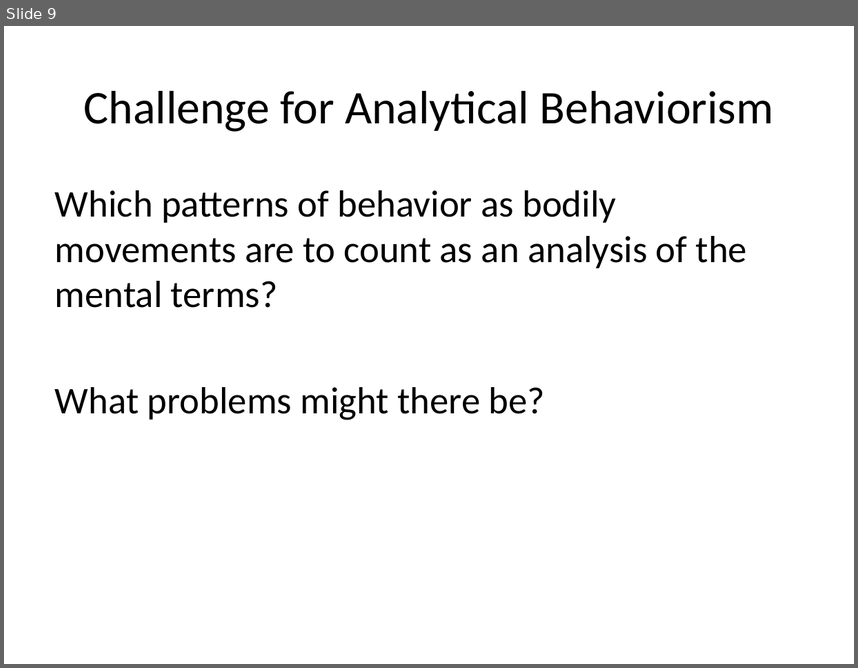
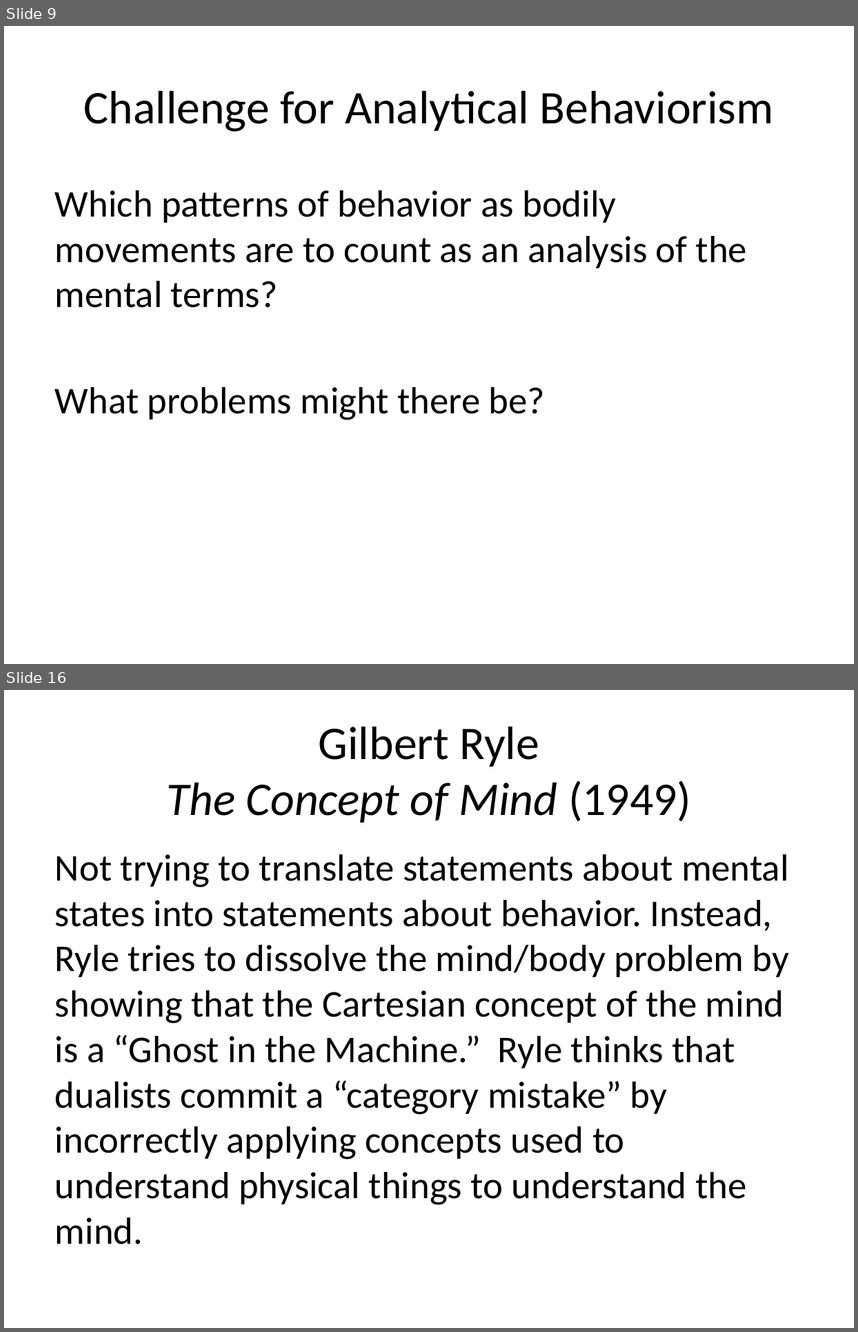
Before and after one commit to Ediblelnk/Kutztown-MSC, a slide deck: PHI241-philosophy-of-the-mind/lecture-slides/Behaviorism.pptx. Shown one above the other, each under a label of ours: slide 9 before the commit, slides 9 and 16 after it; the slides between them are not shown. The pictures are 858x668 and 858x1332 pixels, drawn with LibreOffice and Linux fonts; fonts in the diff are those of the drawing. Boxes give left, top, right and bottom in pixels: in the first picture for what was removed or moved away, otherwise in the second. Text is boxed around its words. In the diff, an @@ line names an element or a change of style, - is before the commit and + after.

```diff
--- a/PHI241-philosophy-of-the-mind/lecture-slides/Behaviorism.pptx
+++ b/PHI241-philosophy-of-the-mind/lecture-slides/Behaviorism.pptx
@@ slide 16 added at (x1=4, y1=690, x2=854, y2=1328), background #FFFFFF @@
@@ title added at (x1=167, y1=727, x2=691, y2=822), 39.6 pt, text #000000 @@
+Gilbert Ryle
+The Concept of Mind (1949)
@@ text added at (x1=55, y1=854, x2=789, y2=1244), 32 pt, text #000000 @@
+Not trying to translate statements about mental states into statements about behavior. Instead, Ryle tries to dissolve the mind/body problem by showing that the Cartesian concept of the mind is a “Ghost in the Machine.” Ryle thinks that dualists commit a “category mistake” by incorrectly applying concepts used to understand physical things to understand the mind.
```
Also in this commit, not shown: 2 slides changed, 10 other slides added, 2 other files.
